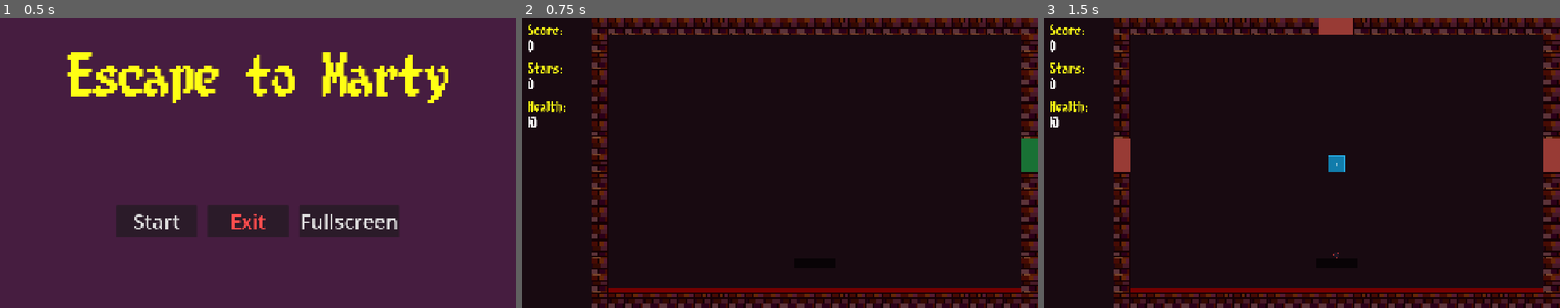
Above: before the commit, frames 1-3 (left to right).
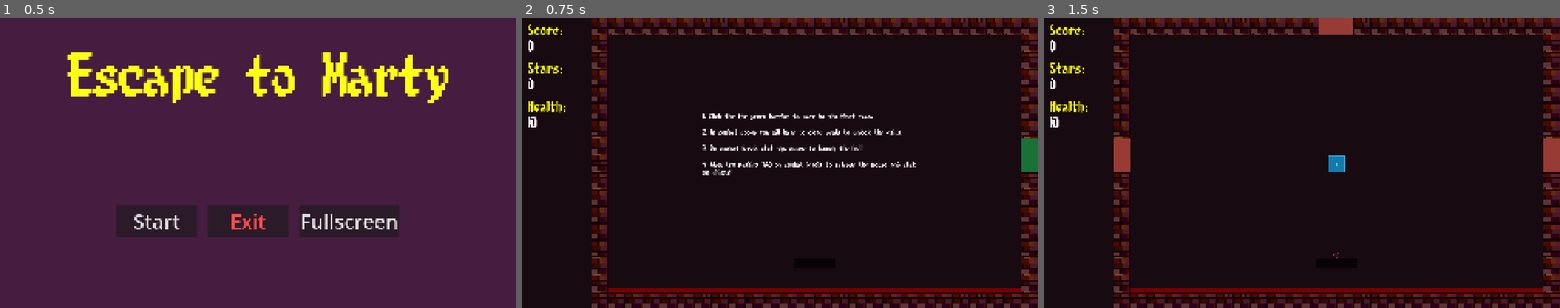
Above: after the commit, the same moments.

Repository: lostpoet999/escape_to_marty
Game: Godot game, scene res://scenes_and_scripts/ui_main_menu/main_menu.tscn
The game is run twice, just before and just after one commit, with the same random seed, the same clock (stepped at 60 frames per second) and the same inputs.
Inputs (mouse positions are in pixels of both pictures, inside the frame that each line leads up to):
- Up to frame 1 (0.5 s): no input
- Up to frame 2 (0.75 s): click "Start" at 0.5 s
- Up to frame 3 (1.5 s): tap Enter at 1.25 s; move the mouse to (1549, 154) at 1.27 s; hold Tab (click_mode_toggle) from 1.28 s (still down); click (1549, 154) at 1.42 s

Frame 1 is identical in both runs. In frame 2, 1.4% of the frame differs, in the area x 35-77%, y 32-55%; in frame 3, nothing differs.

Commit message:
feat: basic tutorial text for starter room

Diff:
--- a/scenes_and_scripts/levels/common_rooms/start_1.tscn
+++ b/scenes_and_scripts/levels/common_rooms/start_1.tscn
@@ -1,5 +1,26 @@
 [gd_scene format=3 uid="uid://bhyu3nftn678w"]
 
 [ext_resource type="PackedScene" uid="uid://bea1h3570swpu" path="res://scenes_and_scripts/levels/room_base.tscn" id="1_cckqh"]
+[ext_resource type="FontFile" uid="uid://c1its5lmhd4kg" path="res://label_settings_and_fonts/fonts/8bitlim.ttf" id="2_45lsl"]
+
+[sub_resource type="LabelSettings" id="LabelSettings_oufug"]
+font = ExtResource("2_45lsl")
+font_size = 24
 
 [node name="Start_1" unique_id=565861230 instance=ExtResource("1_cckqh")]
+
+[node name="Label" type="Label" parent="PlayArea" parent_id_path=PackedInt32Array(87831636) index="3" unique_id=2097916128]
+layout_mode = 0
+offset_left = 391.0
+offset_top = 352.0
+offset_right = 1223.0
+offset_bottom = 608.0
+text = "1. Click the the green barrier to move to the first room.
+
+2. In combat rooms you will have to clear seals to unlock the exits.
+
+3. On combat levels click the mouse to launch the ball!
+
+4. Also, try pushing TAB on combat levels to release the mouse and click on things!"
+label_settings = SubResource("LabelSettings_oufug")
+autowrap_mode = 3
